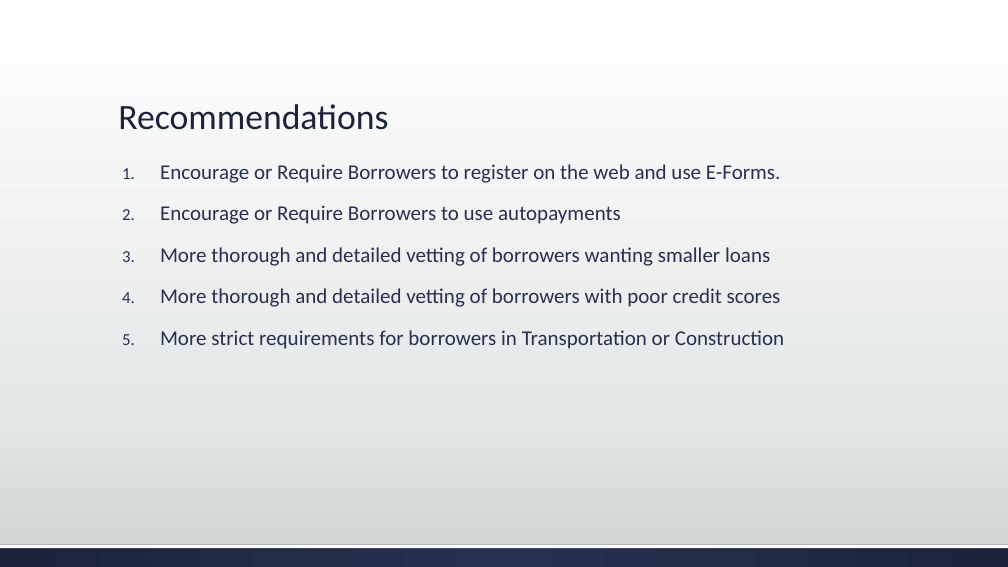
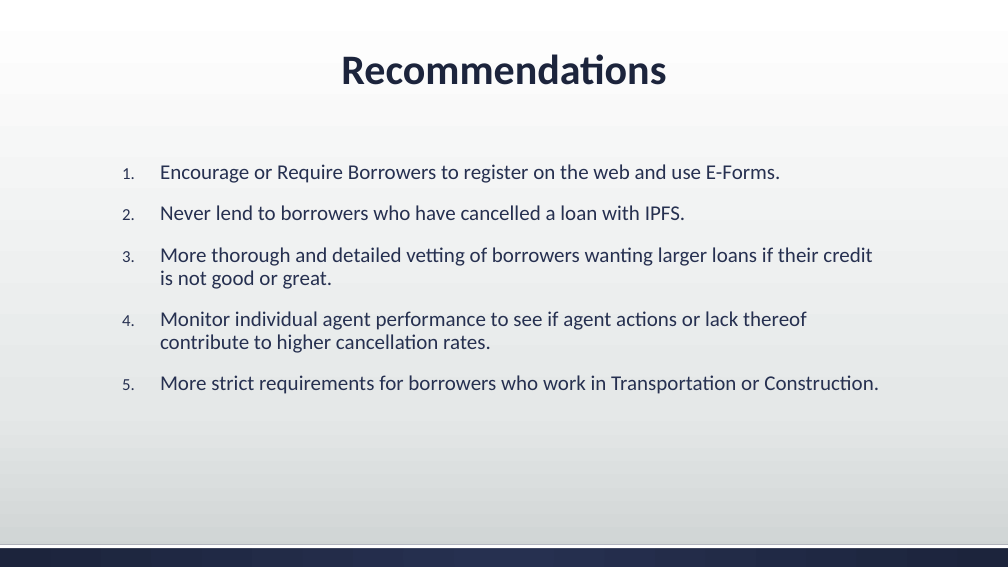
Before and after one commit to ericvan1325/IPFS-Analytics-Competiton, a slide deck: slide 32 of IPFS Analytics.pptx (slide 14 before the commit). Drawn at 1008x567 pixels with LibreOffice and Linux fonts; fonts in the diff are those of the drawing. Boxes give left, top, right and bottom in pixels: in the first picture for what was removed or moved away, otherwise in the second. Text is boxed around its words. In the diff, an @@ line names an element or a change of style, - is before the commit and + after.

```diff
--- a/IPFS Analytics.pptx
+++ b/IPFS Analytics.pptx
@@ title "Recommendations": place and size @@
-title "Recommendations" at box(118, 104, 388, 130)
+title "Recommendations" at box(341, 54, 666, 85)
@@ title "Recommendations" at box(341, 54, 666, 85): size 34 to 40 pt, bold on; alignment left to centre @@
@@ text at box(160, 205, 879, 394): text changed @@
-2. Encourage or Require Borrowers to use autopayments
-3. More thorough and detailed vetting of borrowers wanting smaller loans
-4. More thorough and detailed vetting of borrowers with poor credit scores
-5. More strict requirements for borrowers in Transportation or Construction
+2. Never lend to borrowers who have cancelled a loan with IPFS.
+3. More thorough and detailed vetting of borrowers wanting larger loans if their credit is not good or great.
+4. Monitor individual agent performance to see if agent actions or lack thereof contribute to higher cancellation rates.
+5. More strict requirements for borrowers who work in Transportation or Construction.
```
Also in this commit, not shown: 10 other slides changed, 23 slides added, 6 slides removed.
